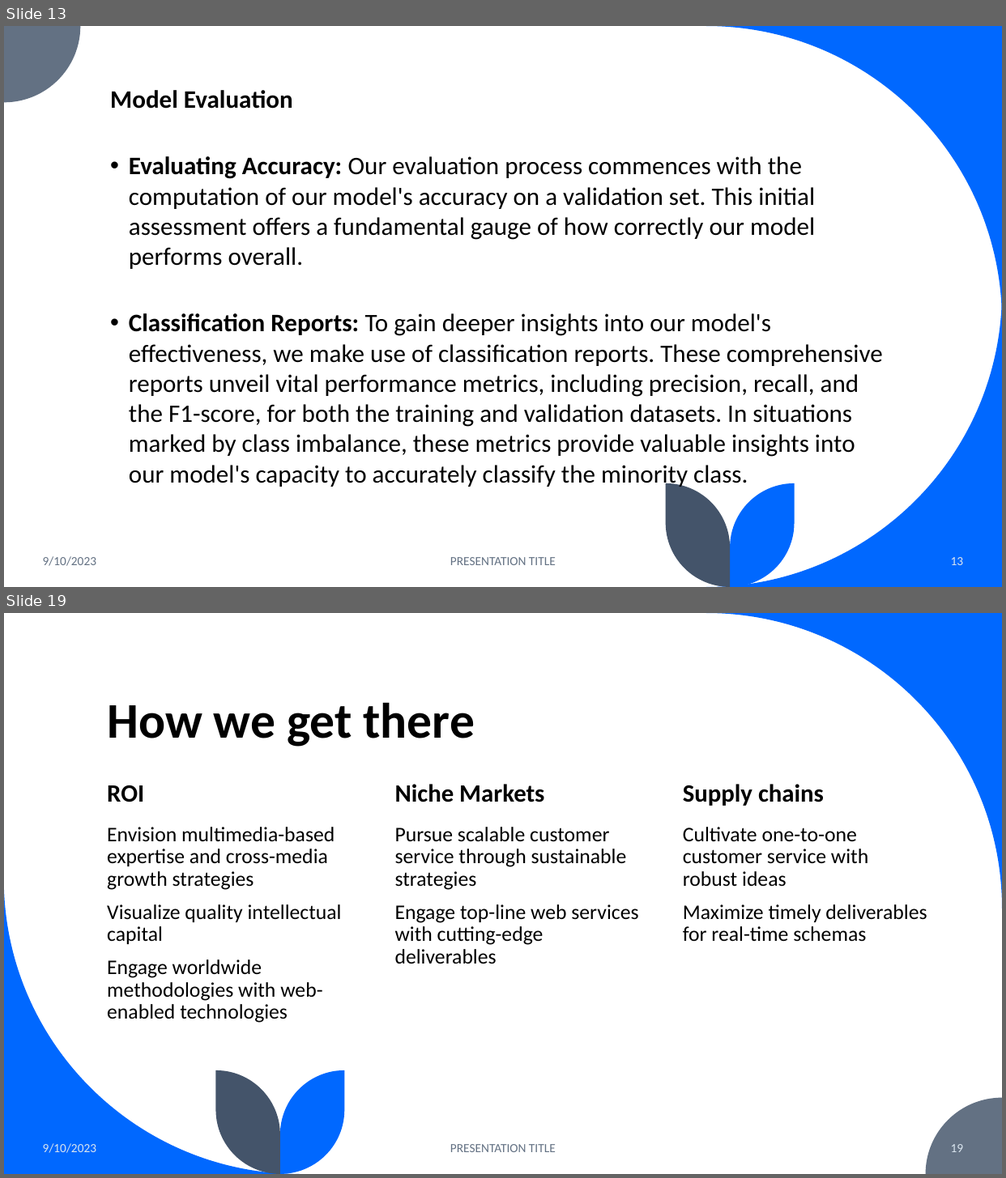
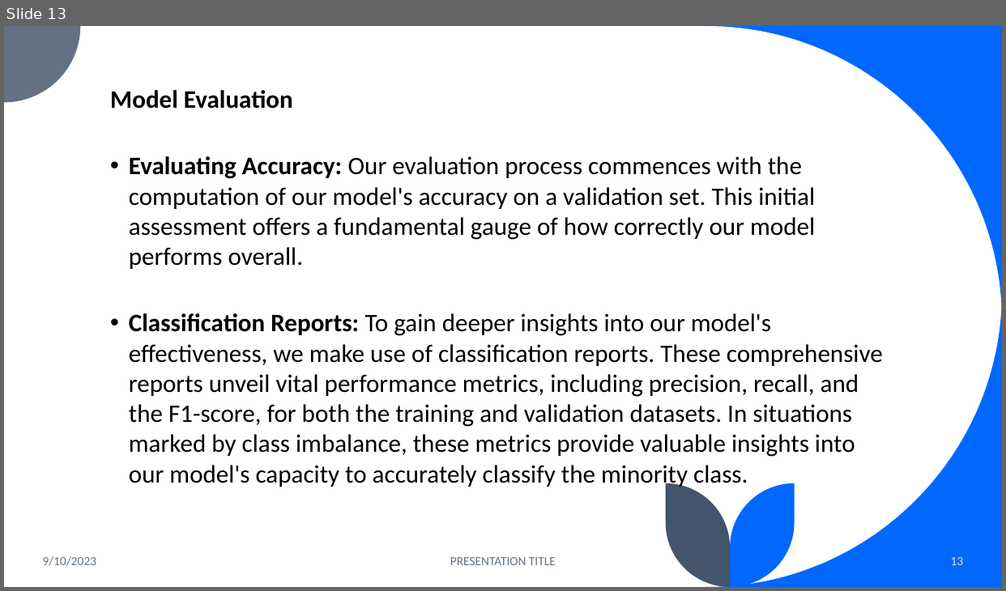
Before and after one commit to DeeeTeeee/IncomePredictionZindziProject, a slide deck: Income Prediction Challenge for Azubian - PPT.pptx. Shown one above the other, each under a label of ours: slides 13 and 19 before the commit, slide 13 after it; the slides between them are not shown. The pictures are 1006x1178 and 1006x591 pixels, drawn with LibreOffice and Linux fonts; fonts in the diff are those of the drawing. Boxes give left, top, right and bottom in pixels: in the first picture for what was removed or moved away, otherwise in the second. Text is boxed around its words. In the diff, an @@ line names an element or a change of style, - is before the commit and + after.

```diff
--- a/Income Prediction Challenge for Azubian - PPT.pptx
+++ b/Income Prediction Challenge for Azubian - PPT.pptx
@@ slide 19 removed at [4,613,1002,1174], background #FFFFFF @@
@@ freeform shape removed at [706,613,1002,909] @@
@@ title removed at [107,702,475,747] @@
-How we get there
@@ text removed at [107,785,144,803] @@
-ROI
@@ text removed at [395,784,544,803] @@
-Niche Markets
@@ text removed at [683,784,824,806] @@
-Supply chains
@@ text removed at [107,827,342,1023] @@
-Envision multimedia-based expertise and cross-media growth strategies
-Visualize quality intellectual capital
-Engage worldwide methodologies with web-enabled technologies
@@ text removed at [395,827,638,965] @@
-Pursue scalable customer service through sustainable strategies
-Engage top-line web services with cutting-edge deliverables
@@ text removed at [683,827,927,942] @@
-Cultivate one-to-one customer service with robust ideas
-Maximize timely deliverables for real-time schemas
@@ freeform shape removed at [4,879,300,1174] @@
@@ freeform shape removed at [216,1071,281,1174] @@
@@ freeform shape removed at [281,1071,345,1174] @@
@@ freeform shape removed at [926,1098,1002,1174] @@
@@ text removed at [43,1144,96,1153] @@
-9/10/2023
@@ text removed at [450,1144,556,1152] @@
-PRESENTATION TITLE
@@ page number removed at [951,1144,964,1152] @@
-19
```
Also in this commit, not shown: 6 slides changed, 3 slides added, 10 other slides removed, 1 other file.
